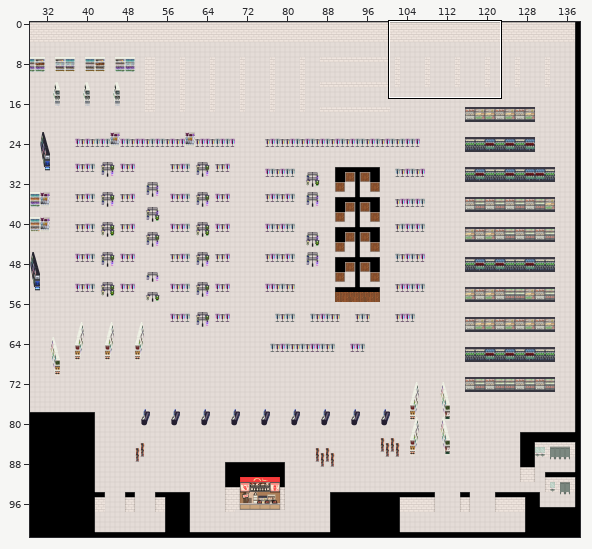
Level history. Tiled map: assets/data/walmartReal.tmx. Above, an overview of the earlier version with the close-up marked.
Close-up. Before the edit:
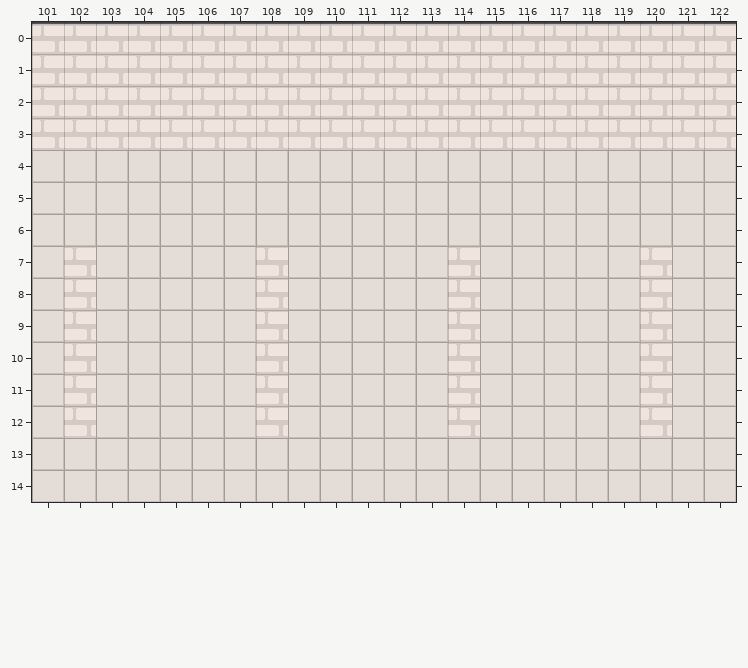
Cells are 32x32 px. Shown: x 101..122, y 0..14. The commit also changed other parts of the map, which this record leaves out.
After:
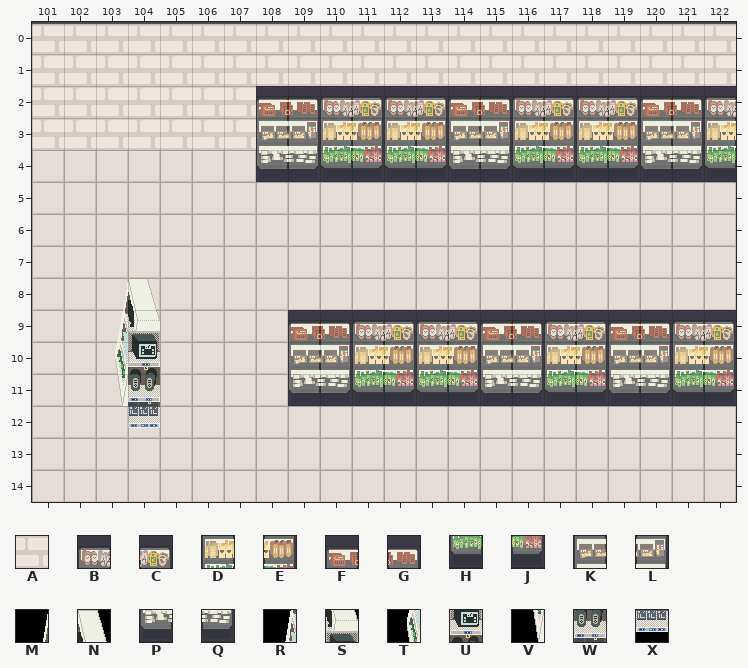
Key: from "TilesOnly": A 2; from "tileset": B 103, C 104, D 135, E 136, F 137, G 138, H 167, J 168, K 169, L 170, M 198, N 199, P 201, Q 202, R 230, S 231, T 262, U 263, V 294, W 295, X 327.
_ is an empty cell.
What changed:
Layer "Foreground":
The edit erases tile A in rows 7 to 8 at x 102, 108, 114 and 120; in rows 9 to 11 at x 102 and 108; in row 12 at x 102, 108, 114 and 120.
Layer "ForegroundObjects":
The author put tile B in row 2 at x 110, 112, 116, 118 and 122; in row 9 at x 111, 113, 117 and 121.
The author put tile C in row 2 at x 111, 113, 117 and 119; in row 9 at x 112, 114, 118 and 122.
The author put tile D in row 3 at x 110, 112, 116, 118 and 122; in row 10 at x 111, 113, 117 and 121.
The author put tile E in row 3 at x 111, 113, 117 and 119; in row 10 at x 112, 114, 118 and 122.
The author put tile F in row 2 at x 108, 114 and 120; in row 9 at x 109, 115 and 119.
The author put tile G in row 2 at x 109, 115 and 121; in row 9 at x 110, 116 and 120.
The author put tile H in row 4 at x 110, 112, 116, 118 and 122; in row 11 at x 111, 113, 117 and 121.
The author put tile J in row 4 at x 111, 113, 117 and 119; in row 11 at x 112, 114, 118 and 122.
The author put tile K in row 3 at x 108, 114 and 120; in row 10 at x 109, 115 and 119.
The author put tile L in row 3 at x 109, 115 and 121; in row 10 at x 110, 116 and 120.
The author put tile M in row 8 at x 103.
The author put tile N in row 8 at x 104.
The author put tile P in row 4 at x 108, 114 and 120; in row 11 at x 109, 115 and 119.
The author put tile Q in row 4 at x 109, 115 and 121; in row 11 at x 110, 116 and 120.
The author put tile R in row 9 at x 103.
The author put tile S in row 9 at x 104.
The author put tile T in row 10 at x 103.
The author put tile U in row 10 at x 104.
The author put tile V in row 11 at x 103.
The author put tile W in row 11 at x 104.
The author put tile X in row 12 at x 104.
Changed places in both close-ups, as pixel boxes (x1, y1, x2, y2):
added: (256, 86, 736, 182)
changed: (64, 246, 160, 438)
changed: (256, 246, 736, 438)
